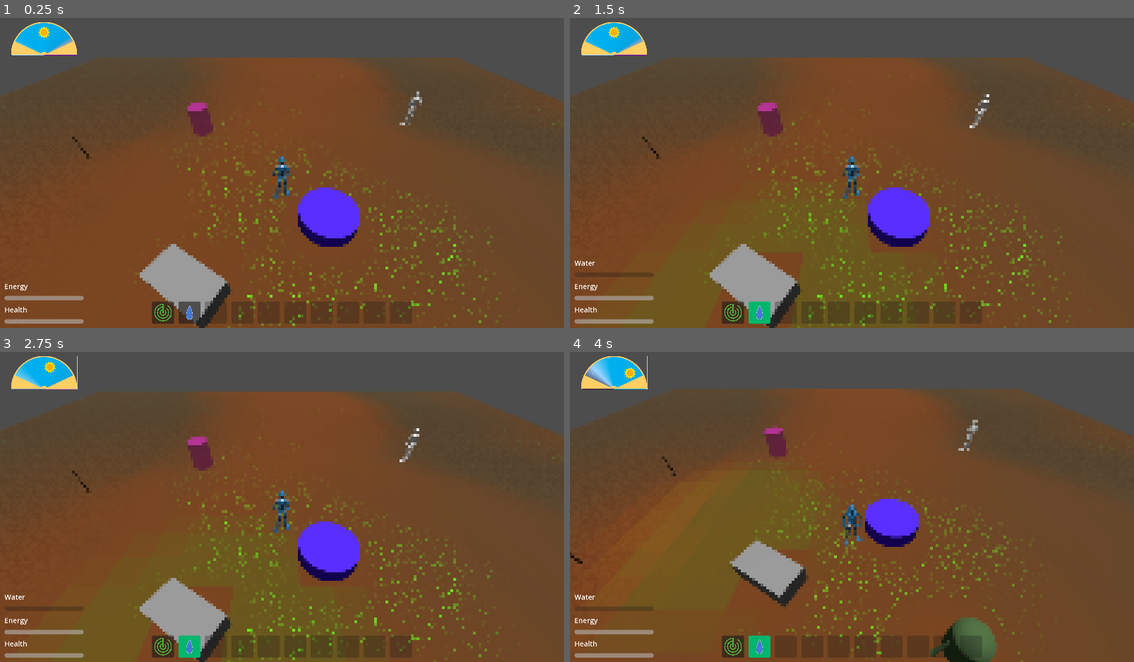
Above: before the commit, frames 1-4 (two rows, left to right).
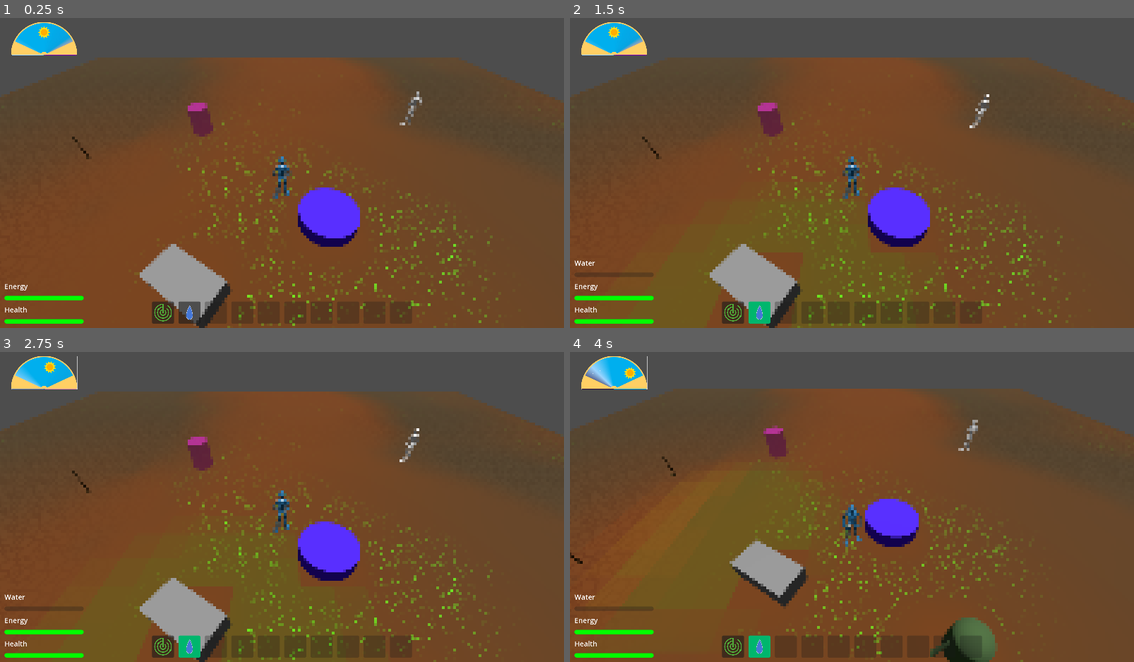
Above: after the commit, the same moments.

Repository: CapsCollective/sunflower
Game: Godot game, scene res://assets/common/scenes/game_world.tscn
Two runs of this game, one before a commit and one after it. Both use one fixed random seed, a clock stepped at 60 frames per second and the inputs below.
Inputs (mouse positions are in pixels of both pictures, inside the frame that each line leads up to):
- Up to frame 1 (0.25 s): no input
- Up to frame 2 (1.5 s): click (733, 312) at 0.5 s; click (761, 312) at 1.27 s
- Up to frame 3 (2.75 s): click (45, 373) at 2 s
- Up to frame 4 (4 s): tap Enter at 2.75 s; move the mouse to (976, 488) at 2.77 s; press the mouse at (976, 488) at 2.78 s; hold D (move_right) 2.78-3.53 s; tap Space at 3.5 s; move the mouse to (739, 519) at 3.52 s; release the mouse at (739, 519) at 3.53 s; hold S (move_back) from 3.53 s (still down); tap Mouse wheel down (mouse_wheel_down) at 3.6 s

The runs differ from the first frame. In frame 1, 0.4% of the frame differs, in the area x 0-15%, y 89-99%; in frame 2, 0.4%; in frame 3, 0.4%; in frame 4, 0.4%.

Commit message:
Add colour scaling to player meters, rebalance crop scaling

Diff:
--- a/assets/actions/scripts/character_action_fertilize_soil.gd
+++ b/assets/actions/scripts/character_action_fertilize_soil.gd
@@ -3,7 +3,7 @@
 func on_nav_complete():
 	GameManager.change_energy(-5)
 	GameManager.change_item_count("fertilizer", -1)
-	GameManager.update_grid_attribute_for_current_zone(target_cell, GameManager.SoilAttr.NITROGEN, 0.3, 5)
+	GameManager.update_grid_attribute_for_current_zone(target_cell, GameManager.SoilAttr.NITROGEN, 0.1, 5)
 	if GameManager.get_item_count("fertilizer") <= 0:
 		GameManager.deselect_item()
 	GameManager.increment_time()
--- a/assets/datatables/tables/crops_dt.tres
+++ b/assets/datatables/tables/crops_dt.tres
@@ -12,7 +12,7 @@
 [sub_resource type="Resource" id="Resource_rry7m"]
 script = ExtResource("1_kus3k")
 attribute = 0
-change = -0.02
+change = -0.015
 requirement = SubResource("Curve_jrosh")
 
 [sub_resource type="Curve" id="Curve_humno"]
@@ -22,7 +22,7 @@
 [sub_resource type="Resource" id="Resource_86ah0"]
 script = ExtResource("1_kus3k")
 attribute = 1
-change = 0.03
+change = 0.015
 requirement = SubResource("Curve_humno")
 
 [sub_resource type="Curve" id="Curve_5pv46"]
@@ -61,7 +61,7 @@
 [sub_resource type="Resource" id="Resource_5ouad"]
 script = ExtResource("1_kus3k")
 attribute = 1
-change = -0.03
+change = -0.02
 requirement = SubResource("Curve_u1hvp")
 
 [sub_resource type="Curve" id="Curve_638ju"]
@@ -94,7 +94,7 @@
 [sub_resource type="Resource" id="Resource_h3few"]
 script = ExtResource("1_kus3k")
 attribute = 0
-change = -0.03
+change = -0.025
 requirement = SubResource("Curve_hgdqf")
 
 [sub_resource type="Curve" id="Curve_igrab"]
@@ -104,7 +104,7 @@
 [sub_resource type="Resource" id="Resource_gvguh"]
 script = ExtResource("1_kus3k")
 attribute = 1
-change = -0.02
+change = -0.01
 requirement = SubResource("Curve_igrab")
 
 [sub_resource type="Curve" id="Curve_6qno0"]
@@ -147,7 +147,7 @@
 [sub_resource type="Resource" id="Resource_lbs68"]
 script = ExtResource("1_kus3k")
 attribute = 1
-change = -0.02
+change = -0.015
 requirement = SubResource("Curve_gnk15")
 
 [sub_resource type="Curve" id="Curve_arkny"]
--- a/assets/menus/scenes/player_meters.tscn
+++ b/assets/menus/scenes/player_meters.tscn
@@ -1,6 +1,18 @@
-[gd_scene load_steps=2 format=3 uid="uid://2s8vqgu0tbln"]
+[gd_scene load_steps=4 format=3 uid="uid://2s8vqgu0tbln"]
 
 [ext_resource type="Script" path="res://assets/menus/scripts/player_meters.gd" id="1_fiya5"]
+
+[sub_resource type="StyleBoxFlat" id="StyleBoxFlat_qw36a"]
+corner_radius_top_left = 5
+corner_radius_top_right = 5
+corner_radius_bottom_right = 5
+corner_radius_bottom_left = 5
+
+[sub_resource type="StyleBoxFlat" id="StyleBoxFlat_kike4"]
+corner_radius_top_left = 5
+corner_radius_top_right = 5
+corner_radius_bottom_right = 5
+corner_radius_bottom_left = 5
 
 [node name="PlayerMeters" type="MarginContainer"]
 offset_right = 153.0
@@ -36,7 +48,8 @@
 unique_name_in_owner = true
 custom_minimum_size = Vector2(0, 10)
 layout_mode = 2
-value = 100.0
+theme_override_styles/fill = SubResource("StyleBoxFlat_qw36a")
+value = 50.0
 show_percentage = false
 
 [node name="HealthLabel" type="Label" parent="VBoxContainer"]
@@ -47,6 +60,7 @@
 unique_name_in_owner = true
 custom_minimum_size = Vector2(0, 10)
 layout_mode = 2
+theme_override_styles/fill = SubResource("StyleBoxFlat_kike4")
 step = 1.0
 value = 100.0
 show_percentage = false
--- a/assets/menus/scripts/player_meters.gd
+++ b/assets/menus/scripts/player_meters.gd
@@ -1,4 +1,6 @@
 extends Container
+
+const quality_gradient: Gradient = preload("res://assets/content/crops/data/quality_gradient.tres")
 
 @onready var water_label: Label = %WaterLabel
 @onready var water_slider: ProgressBar = %WaterSlider
@@ -26,6 +28,8 @@
 
 func on_health_changed():
 	health_slider.value = Savegame.player.health
+	health_slider.get("theme_override_styles/fill").bg_color = quality_gradient.sample(Savegame.player.health/100.0)
 
 func on_energy_changed():
 	energy_slider.value = Savegame.player.energy
+	energy_slider.get("theme_override_styles/fill").bg_color = quality_gradient.sample(Savegame.player.energy/100.0)
